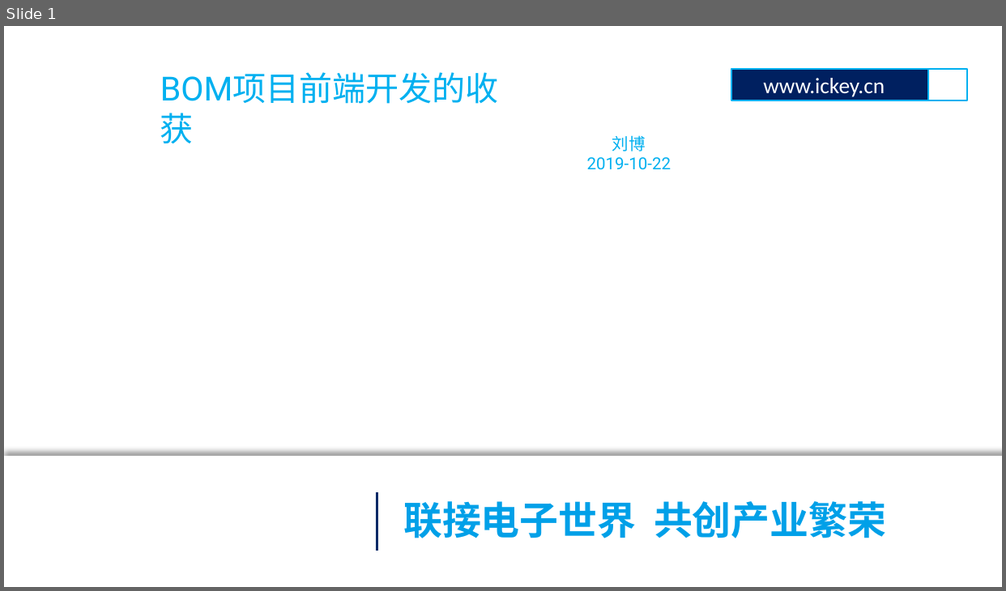
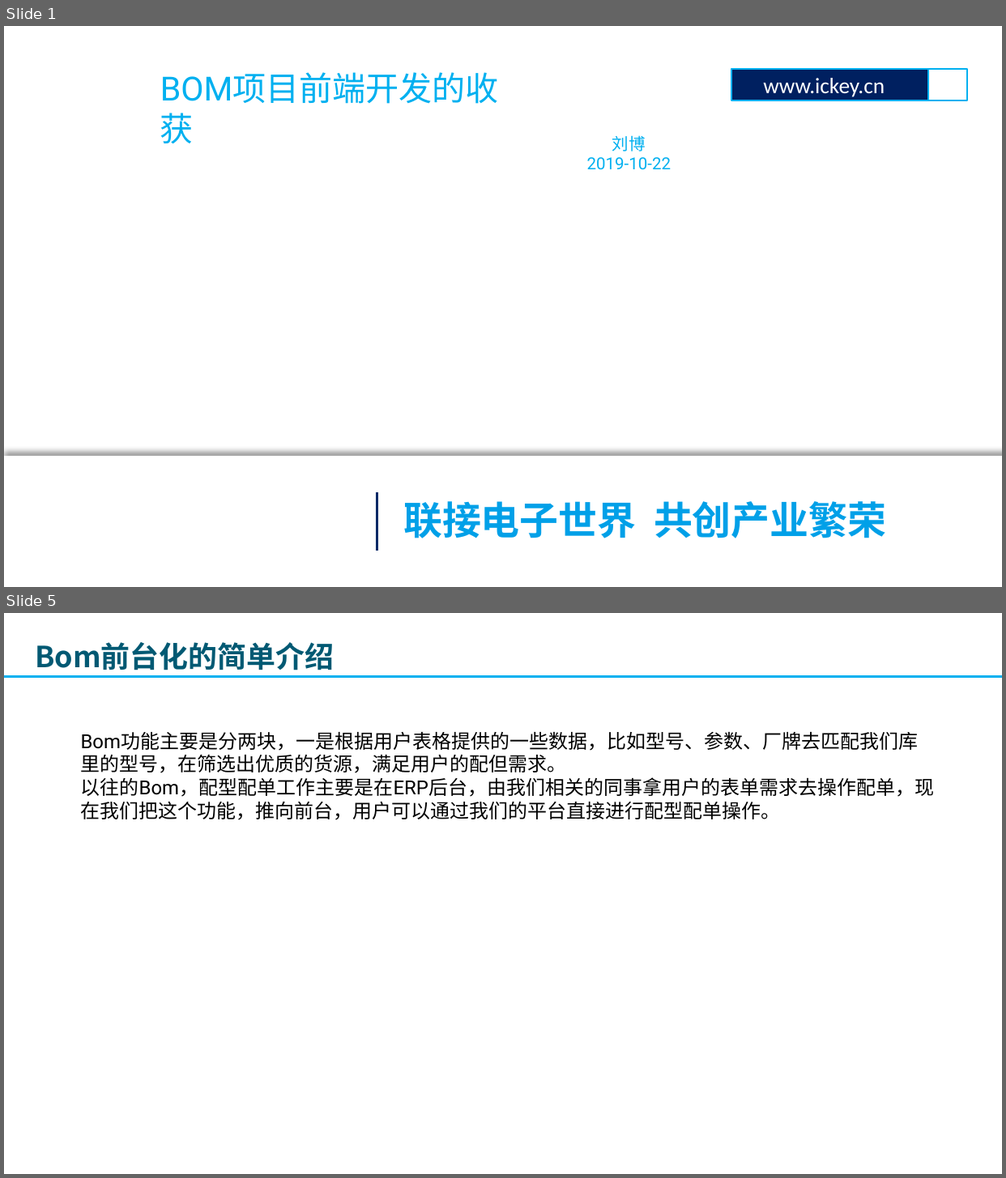
Before and after one commit to lbb1/lbb1.github.io, a slide deck: doc/2019-10-22 bom项目前端开发的收获.pptx. Shown one above the other, each under a label of ours: slide 1 before the commit, slides 1 and 5 after it; the slides between them are not shown. The pictures are 1006x591 and 1006x1178 pixels, drawn with LibreOffice and Linux fonts; fonts in the diff are those of the drawing; background and template pictures are left out. Boxes give left, top, right and bottom in pixels: in the first picture for what was removed or moved away, otherwise in the second. Text is boxed around its words. In the diff, an @@ line names an element or a change of style, - is before the commit and + after.

```diff
--- a/doc/2019-10-22 bom项目前端开发的收获.pptx
+++ b/doc/2019-10-22 bom项目前端开发的收获.pptx
@@ slide 5 added at [4,613,1002,1174], background picture (left out) @@
@@ text added at [35,642,334,671], 21 pt, text #005973, bold @@
+Bom前台化的简单介绍
@@ line added from (4, 677) to (1002, 677), #00B0F0 1.5 pt @@
@@ text added at [81,732,935,820], 14 pt, text #000000 @@
+Bom功能主要是分两块，一是根据用户表格提供的一些数据，比如型号、参数、厂牌去匹配我们库里的型号，在筛选出优质的货源，满足用户的配但需求。
+以往的Bom，配型配单工作主要是在ERP后台，由我们相关的同事拿用户的表单需求去操作配单，现在我们把这个功能，推向前台，用户可以通过我们的平台直接进行配型配单操作。
```
Also in this commit, not shown: 4 other slides added, 2 slides removed, 2 other files.
